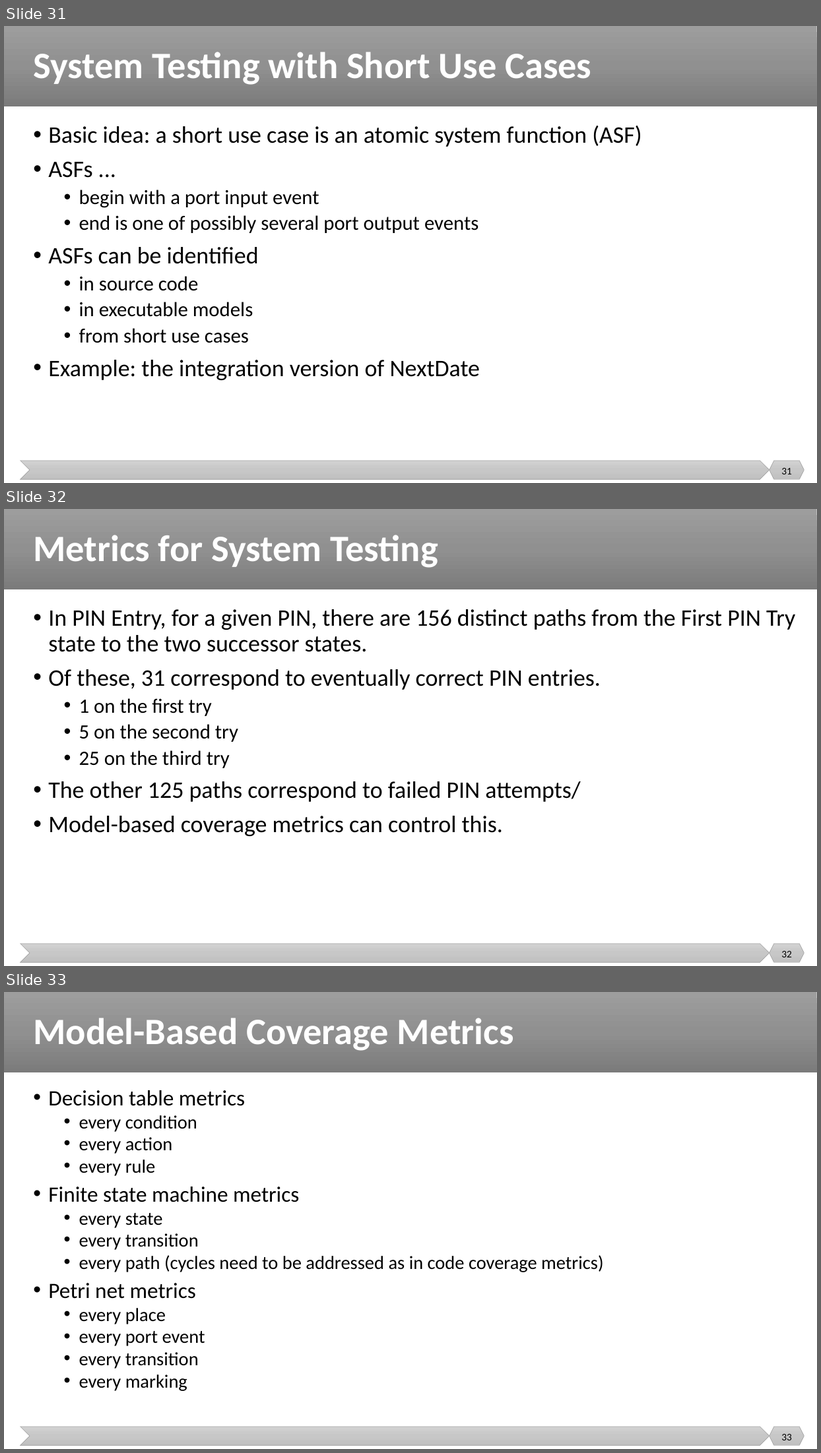
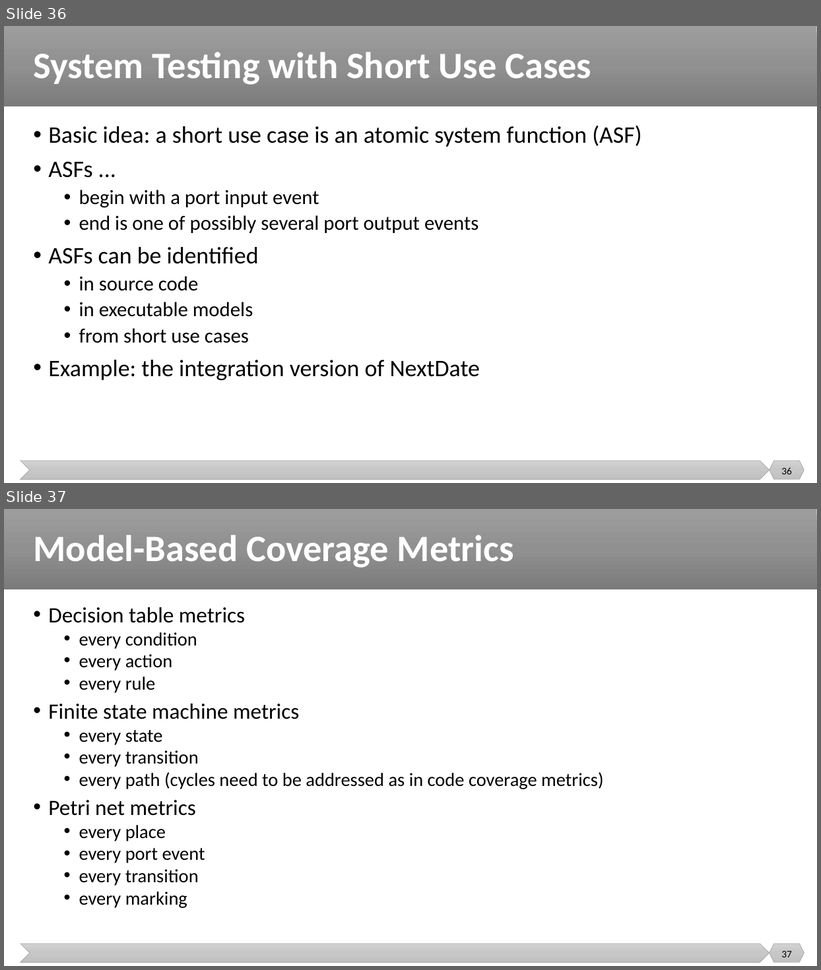
Before and after one commit to malenezi/malenezi, a slide deck: new_SE401/Lectures/8-Integration, System and Regression Testing/System Testing.pptx. Shown one above the other, each under a label of ours: slides 31, 32 and 33 before the commit, slides 36 and 37 after it. The pictures are 821x1453 and 821x970 pixels, drawn with LibreOffice and Linux fonts; fonts in the diff are those of the drawing. Boxes give left, top, right and bottom in pixels: in the first picture for what was removed or moved away, otherwise in the second. Text is boxed around its words. In the diff, an @@ line names an element or a change of style, - is before the commit and + after.

```diff
--- a/new_SE401/Lectures/8-Integration, System and Regression Testing/System Testing.pptx
+++ b/new_SE401/Lectures/8-Integration, System and Regression Testing/System Testing.pptx
@@ slide 32 removed at <box>4,509,817,966</box>, background #FFFFFF; not listed: 3 template elements that a slide beside it also shows @@
@@ title removed at <box>33,535,438,568</box> @@
-Metrics for System Testing
@@ text removed at <box>48,609,795,836</box> @@
-• In PIN Entry, for a given PIN, there are 156 distinct paths from the First PIN Try state to the two successor states.
-• Of these, 31 correspond to eventually correct PIN entries.
-  • 1 on the first try
-  • 5 on the second try
-  • 25 on the third try
-• The other 125 paths correspond to failed PIN attempts/
-• Model-based coverage metrics can control this.
@@ page number removed at <box>781,951,792,958</box> @@
-32
@@ what was slide 31 is now slide 36 @@
@@ page number at <box>781,468,792,475</box>: text changed @@
-31
+36
@@ what was slide 33 is now slide 37 @@
@@ page number at <box>781,951,792,958</box>: text changed @@
-33
+37
```
Also in this commit, not shown: 16 slides changed, 6 slides added, 1 other slide removed, 1 other file.
